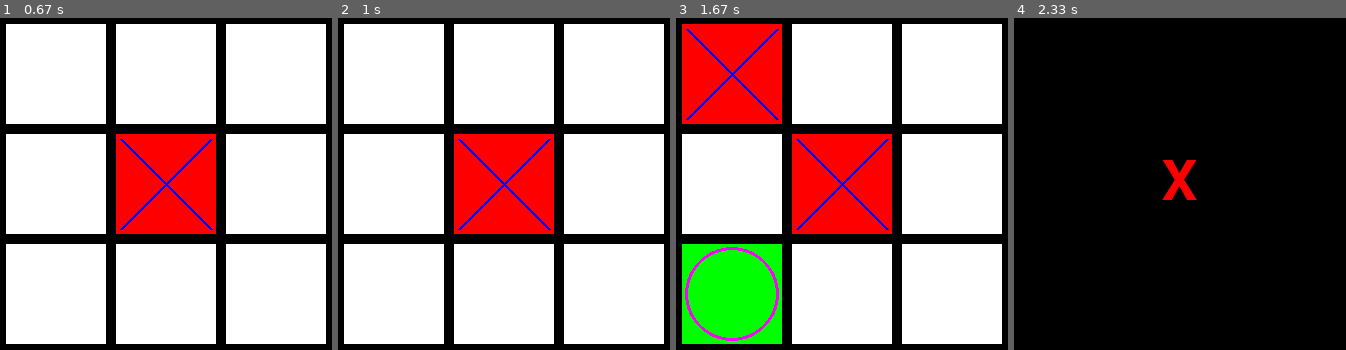
Above: before the commit, frames 1-4 (left to right).
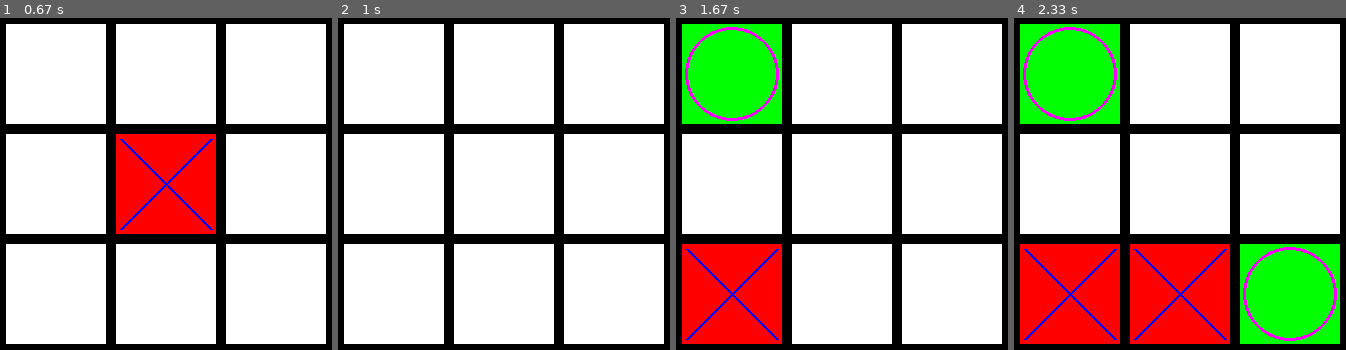
Above: after the commit, the same moments.

Repository: Shubin-vadim/PyGameUniversity
Game: pygame game, started from main.py
The game is run twice, just before and just after one commit, with the same random seed, the same clock (stepped at 60 frames per second) and the same inputs.
Inputs (mouse positions are in pixels of both pictures, inside the frame that each line leads up to):
- Up to frame 1 (0.67 s): click (166, 184) at 0.38 s
- Up to frame 2 (1 s): hold R from 0.67 s (still down); move the mouse to (507, 207) at 0.7 s
- Up to frame 3 (1.67 s): release R at 1.13 s; click (735, 263) at 1.22 s; click (752, 57) at 1.55 s
- Up to frame 4 (2.33 s): click (1163, 273) at 1.88 s; click (1309, 313) at 2.22 s

Frame 1 is identical in both runs. In frame 2, 9.1% of the frame differs, in the area x 34-66%, y 34-66%; in frame 3, 27%; in frame 4, 82%, in the area x 1-99%, y 1-99%.

Commit message:
fix bugs with check_win and add restart

Diff:
--- a/TicTacToe.py
+++ b/TicTacToe.py
@@ -5,7 +5,7 @@
 
 
 class TicTacToe:
-    def __init__(self,										 # констурктор класса
+    def __init__(self,										 # конструктор класса (определяем основные характеристки игрового поля)
                  size_block=100,
                  margin=10,
                  cnt_blocks=3,
@@ -13,6 +13,7 @@
                  block_color=(255, 255, 255),
                  tic_color=(255, 0, 0),
                  tac_toe_color=(0, 255, 0),
+                 nobody_win_color=(0, 255, 255),
                  x_color=(0, 0, 255),
                  o_color=(255, 0, 255),
                  caption="Крестики-нолики") -> None:
@@ -25,6 +26,7 @@
         self.block_color = block_color
         self.tic_color = tic_color
         self.tac_toe_color = tac_toe_color
+        self.nobody_win_color = nobody_win_color
         self.x_color = x_color
         self.o_color = o_color
         self.caption = caption
@@ -34,7 +36,7 @@
         self.screen = pygame.display.set_mode(self.size_window)
         self.cnt = 0
         self.current_color = self.block_color
-        self.current_state = 0
+        self.game_over = False
 
     def run_game(self) -> None:									# основная функция для игры
         pygame.display.set_caption(self.caption)
@@ -43,45 +45,45 @@
             self.build_playground()
 
     def build_playground(self) -> None:								# построение игрового поля и обработка событий
+        if not self.game_over:
+            for row in range(self.cnt_blocks):
+                for col in range(self.cnt_blocks):
+                    if self.states[row][col] == 1:
+                        self.current_color = self.tic_color
+                    elif self.states[row][col] == 2:
+                        self.current_color = self.tac_toe_color
+                    else:
+                        self.current_color = self.block_color
+                    x = col * self.size_block + (col + 1) * self.margin
+                    y = row * self.size_block + (row + 1) * self.margin
+                    pygame.draw.rect(self.screen, self.current_color, (x, y, self.size_block, self.size_block))
+                    if self.current_color == self.tic_color:
+                        pygame.draw.line(self.screen, self.x_color, (x + 5, y + 5),
+                                         (x + self.size_block - 5, y + self.size_block - 5), 3)
 
-        for row in range(self.cnt_blocks):
-            for col in range(self.cnt_blocks):
-                if self.states[row][col] == 1:
-                    self.current_color = self.tic_color
-                elif self.states[row][col] == 2:
-                    self.current_color = self.tac_toe_color
+                        pygame.draw.line(self.screen, self.x_color, (x + self.size_block - 5, y + 5),
+                                         (x + 5, y + self.size_block - 5), 3)
+                    elif self.current_color == self.tac_toe_color:
+                        pygame.draw.circle(self.screen, self.o_color, (x + self.size_block // 2, y + self.size_block // 2),
+                                           self.size_block // 2 - 3, 3)
+            if (self.cnt - 1) % 2 == 0:
+                self.game_over = self.check_win(1)
+            else:
+                self.game_over = self.check_win(2)
+
+            if self.game_over:
+                self.screen.fill(self.background_color)
+                font = pygame.font.SysFont('stxingkai', 40)
+                if self.game_over == 1:
+                    text = font.render('Win X!', True, self.tic_color)
+                elif self.game_over == 2:
+                    text = font.render('Win 0!', True, self.tac_toe_color)
                 else:
-                    self.current_color = self.block_color
-                x = col * self.size_block + (col + 1) * self.margin
-                y = row * self.size_block + (row + 1) * self.margin
-                pygame.draw.rect(self.screen, self.current_color, (x, y, self.size_block, self.size_block))
-                if self.current_color == self.tic_color:
-                    pygame.draw.line(self.screen, self.x_color, (x + 5, y + 5),
-                                     (x + self.size_block - 5, y + self.size_block - 5), 3)
-
-                    pygame.draw.line(self.screen, self.x_color, (x + self.size_block - 5, y + 5),
-                                     (x + 5, y + self.size_block - 5), 3)
-                elif self.current_color == self.tac_toe_color:
-                    pygame.draw.circle(self.screen, self.o_color, (x + self.size_block // 2, y + self.size_block // 2),
-                                       self.size_block // 2 - 3, 3)
-            if (self.cnt - 1) % 2 == 0:
-                current_state = self.check_win(1)
-            else:
-                current_state = self.check_win(2)
-            print(current_state)
-
-            if current_state:
-                self.screen.fill(self.background_color)
-                font = pygame.font.SysFont('stxingkai', 80)
-                if current_state == 1:
-                    text = font.render('X', True, self.tic_color)
-                else:
-                    text = font.render('0', True, self.tac_toe_color)
+                    text = font.render('Friendship has won!', True, self.nobody_win_color)
                 text_rect = text.get_rect()
                 text_x = self.screen.get_width() / 2 - text_rect.width / 2
                 text_y = self.screen.get_height() / 2 - text_rect.height / 2
                 self.screen.blit(text, [text_x, text_y])
-
 
         pygame.display.update()
 
@@ -89,7 +91,7 @@
         for event in pygame.event.get():
             if event.type == pygame.QUIT:
                 sys.exit(0)
-            elif event.type == pygame.MOUSEBUTTONDOWN and not self.current_state:
+            elif event.type == pygame.MOUSEBUTTONDOWN and not self.game_over:
                 x_mouse, y_mouse = pygame.mouse.get_pos()
                 col = x_mouse // (self.size_block + self.margin)
                 row = y_mouse // (self.size_block + self.margin)
@@ -100,6 +102,11 @@
                     else:
                         self.states[row][col] = 2
                     self.cnt += 1
+            elif event.type == pygame.KEYDOWN and event.key == pygame.K_r:
+                self.cnt = 0
+                self.states = [[0] * self.cnt_blocks for i in range(self.cnt_blocks)]
+                self.game_over = False
+                self.screen.fill(self.background_color)
 
     def check_win(self, gamer) -> int:  # 0 -  game unfinished, -1 - tie, gamer - win
         zeroes = 0
@@ -108,13 +115,10 @@
             if raw.count(gamer) == self.cnt_blocks:
                 return gamer
 
-        if zeroes == 0:
-            return -1
-
         for col in range(self.cnt_blocks):
             flag = True
-            for raw in range(1, self.cnt_blocks):
-                if self.states[col][raw] != gamer:
+            for raw in range(self.cnt_blocks):
+                if self.states[raw][col] != gamer:
                     flag = False
                     break
             if flag:
@@ -129,11 +133,14 @@
             return gamer
 
         flag = True
-        for ceil in range(self.cnt_blocks - 1, 0, -1):
-            if self.states[ceil][ceil] != gamer:
+        for ceil in range(self.cnt_blocks - 1, -1, -1):
+            if self.states[self.cnt_blocks - ceil - 1][ceil] != gamer:
                 flag = False
                 break
         if flag:
             return gamer
 
+        if zeroes == 0:
+            return -1
+
         return 0
